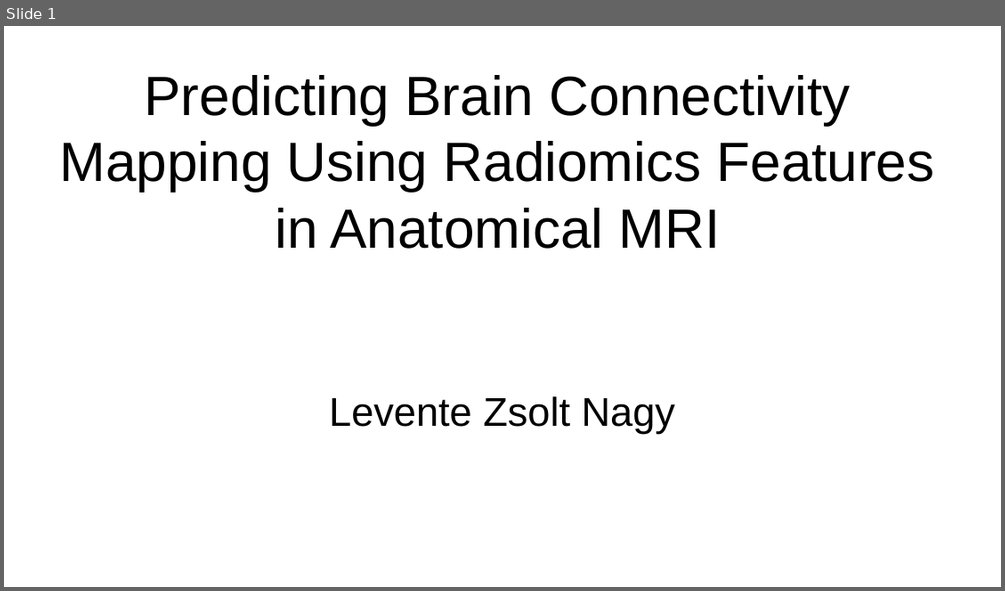
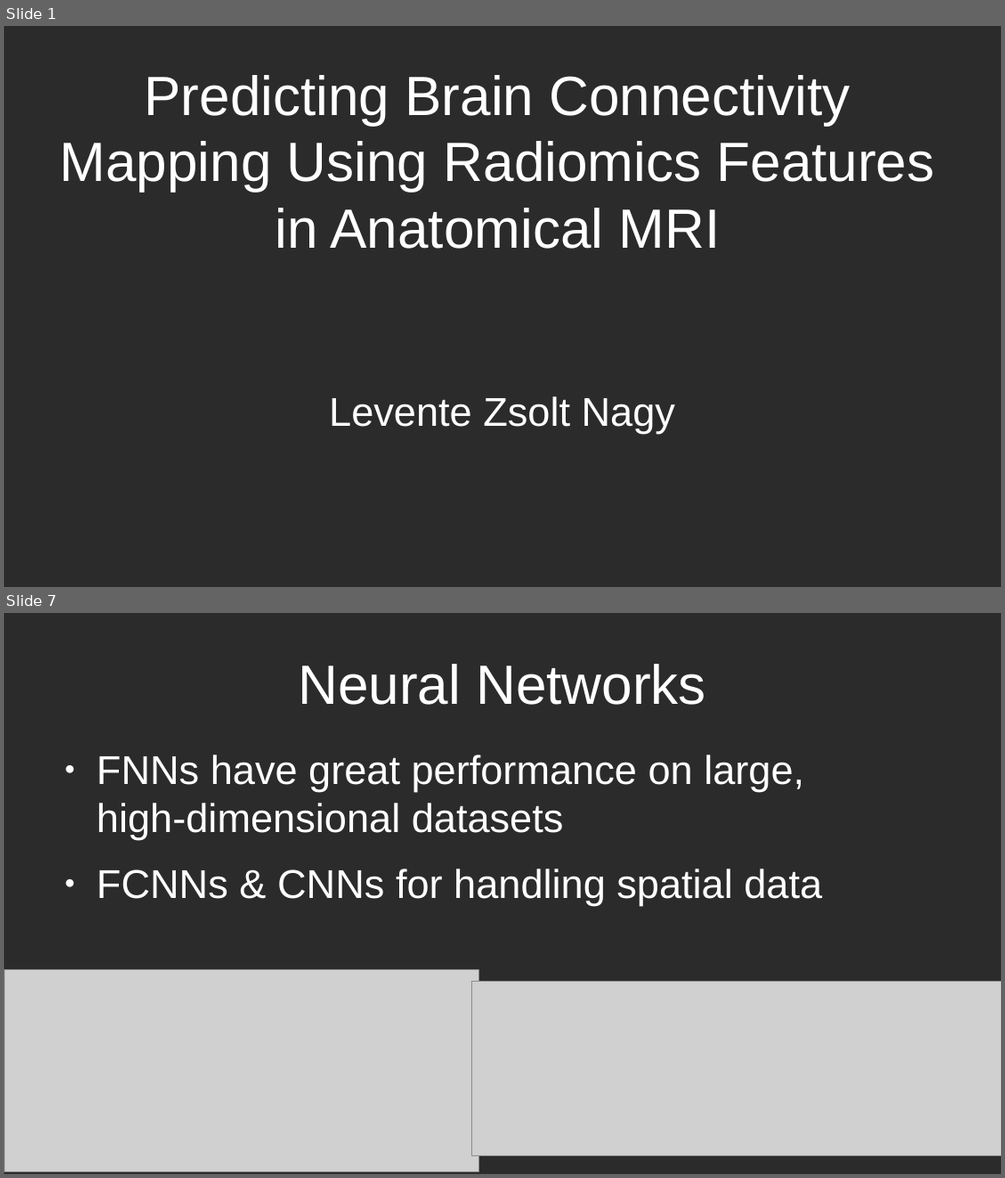
Before and after one commit to nlevi-dev/UPC-MasterThesis, a slide deck: Presentation.odp. Shown one above the other, each under a label of ours: slide 1 before the commit, slides 1 and 7 after it; the slides between them are not shown. The pictures are 1005x591 and 1005x1178 pixels, drawn with LibreOffice and Linux fonts; fonts in the diff are those of the drawing; grey boxes stand for pictures; background and template pictures are left out; a plain dark background stands for a picture behind light text. Boxes give left, top, right and bottom in pixels: in the first picture for what was removed or moved away, otherwise in the second. Text is boxed around its words. In the diff, an @@ line names an element or a change of style, - is before the commit and + after.

```diff
--- a/Presentation.odp
+++ b/Presentation.odp
@@ slide 7 added at (x1=4, y1=613, x2=1001, y2=1174), background picture (left out) @@
@@ title added at (x1=298, y1=664, x2=706, y2=705), 44 pt, text #FFFFFF @@
+Neural Networks
@@ text added at (x1=97, y1=755, x2=822, y2=906), 32 pt, text #FFFFFF @@
+● FNNs have great performance on large,
+  high-dimensional datasets
+● FCNNs & CNNs for handling spatial data
@@ picture added at (x1=4, y1=969, x2=479, y2=1171) @@
@@ picture added at (x1=471, y1=981, x2=1001, y2=1156) @@
@@ slide 1 changed as well @@
@@ background #FFFFFF to picture (left out) @@
@@ title "Predicting Brain Connectivity Mapping Using ..." at (x1=60, y1=75, x2=935, y2=248): text colour #000000 to #FFFFFF @@
@@ subtitle "Levente Zsolt Nagy" at (x1=329, y1=396, x2=675, y2=434): text colour #000000 to #FFFFFF @@
```
Also in this commit, not shown: 24 other slides added, 1 slide removed.
